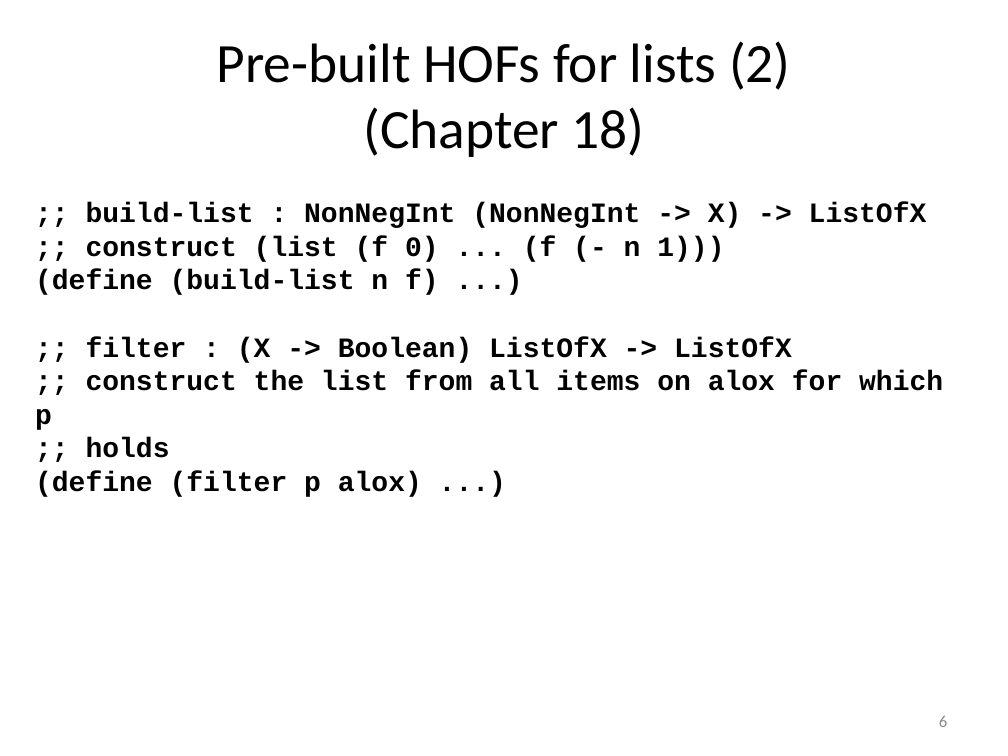
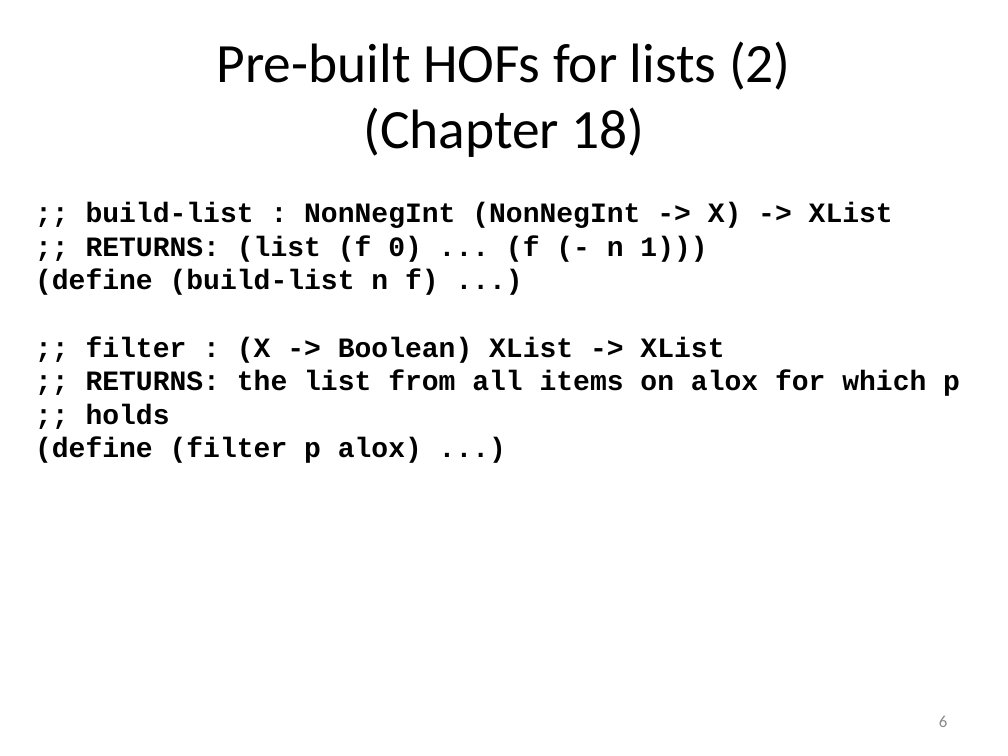
Before and after one commit to mwand/cs5010f17, a slide deck: slide 6 of Slides/Lesson 6.5 Rewriting Your Function Using Map and Foldr.pptx. Drawn at 1008x756 pixels with LibreOffice and Linux fonts; fonts in the diff are those of the drawing. Boxes give left, top, right and bottom in pixels: in the first picture for what was removed or moved away, otherwise in the second. Text is boxed around its words. In the diff, an @@ line names an element or a change of style, - is before the commit and + after.

```diff
--- a/Slides/Lesson 6.5 Rewriting Your Function Using Map and Foldr.pptx
+++ b/Slides/Lesson 6.5 Rewriting Your Function Using Map and Foldr.pptx
@@ text at box(86, 202, 893, 262): text changed @@
-;; build-list : NonNegInt (NonNegInt -> X) -> ListOfX
-;; construct (list (f 0) ... (f (- n 1)))
+;; build-list : NonNegInt (NonNegInt -> X) -> XList
+;; RETURNS: (list (f 0) ... (f (- n 1)))
@@ text at box(86, 337, 960, 396): text changed @@
-;; filter : (X -> Boolean) ListOfX -> ListOfX
-;; construct the list from all items on alox for which p
+;; filter : (X -> Boolean) XList -> XList
+;; RETURNS: the list from all items on alox for which p
```
Also in this commit, not shown: 20 other slides changed, 8 other files.
